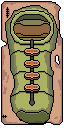
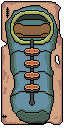
Comparing the layer stacks of the two 64 × 128 images. Changes:
added layer "ico" above "sleepbag broken blue" over box(6, 6, 58, 123)
added layer "sleepbag broken blue" above "sleepbag broken" over box(6, 6, 58, 123)
hid "sleepbag broken" over box(6, 6, 58, 123)
